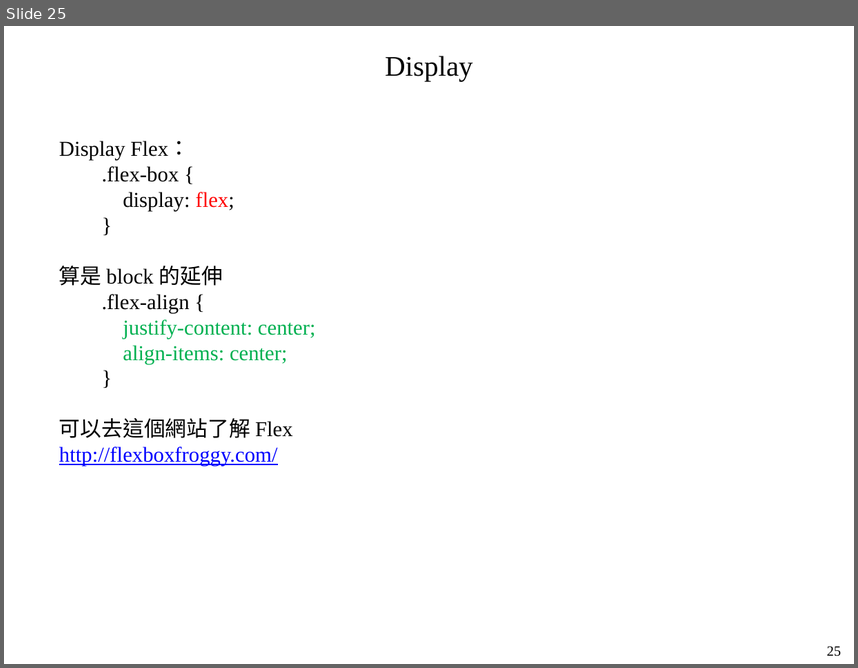
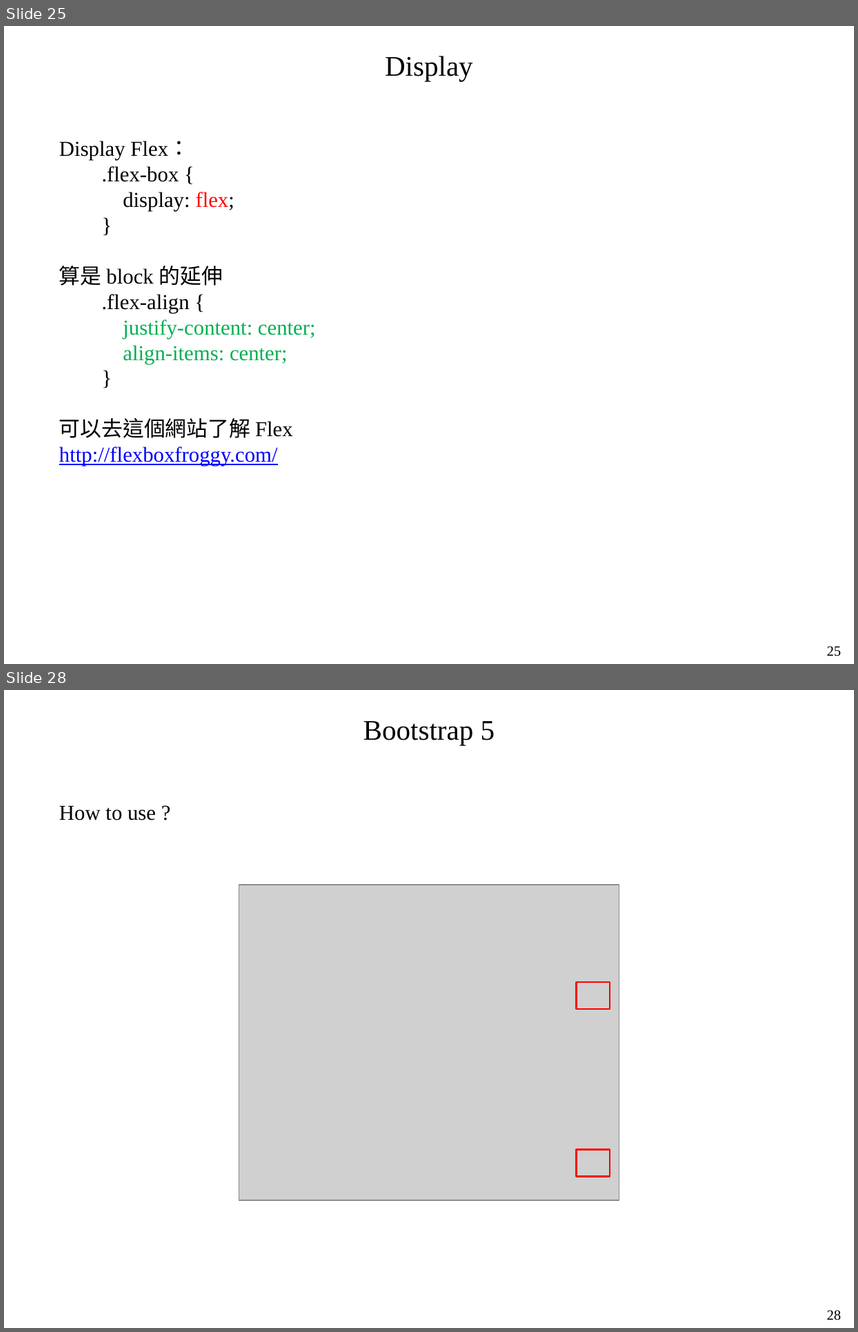
Before and after one commit to mar120434/2021_web_tutor, a slide deck: 靜態網頁.pptx. Shown one above the other, each under a label of ours: slide 25 before the commit, slides 25 and 28 after it; the slides between them are not shown. The pictures are 858x668 and 858x1332 pixels, drawn with LibreOffice and Linux fonts; fonts in the diff are those of the drawing; grey boxes stand for pictures. Boxes give left, top, right and bottom in pixels: in the first picture for what was removed or moved away, otherwise in the second. Text is boxed around its words. In the diff, an @@ line names an element or a change of style, - is before the commit and + after.

```diff
--- a/靜態網頁.pptx
+++ b/靜態網頁.pptx
@@ slide 28 added at box(4, 690, 854, 1328), background #FFFFFF @@
@@ text added at box(363, 721, 495, 745), 24 pt, text #000000 @@
+Bootstrap 5
@@ text added at box(59, 805, 156, 820), 18 pt, text #000000 @@
+How to use ?
@@ picture added at box(239, 885, 619, 1200) @@
@@ rectangle added at box(576, 983, 609, 1009), outline #FF0000 1.5 pt @@
@@ rectangle added at box(576, 1149, 609, 1175), outline #FF0000 1.5 pt @@
@@ text added at box(827, 1310, 841, 1320), 12 pt, text #000000 @@
+28
```
Also in this commit, not shown: 1 slide changed, 3 other slides added, 3 other files.
